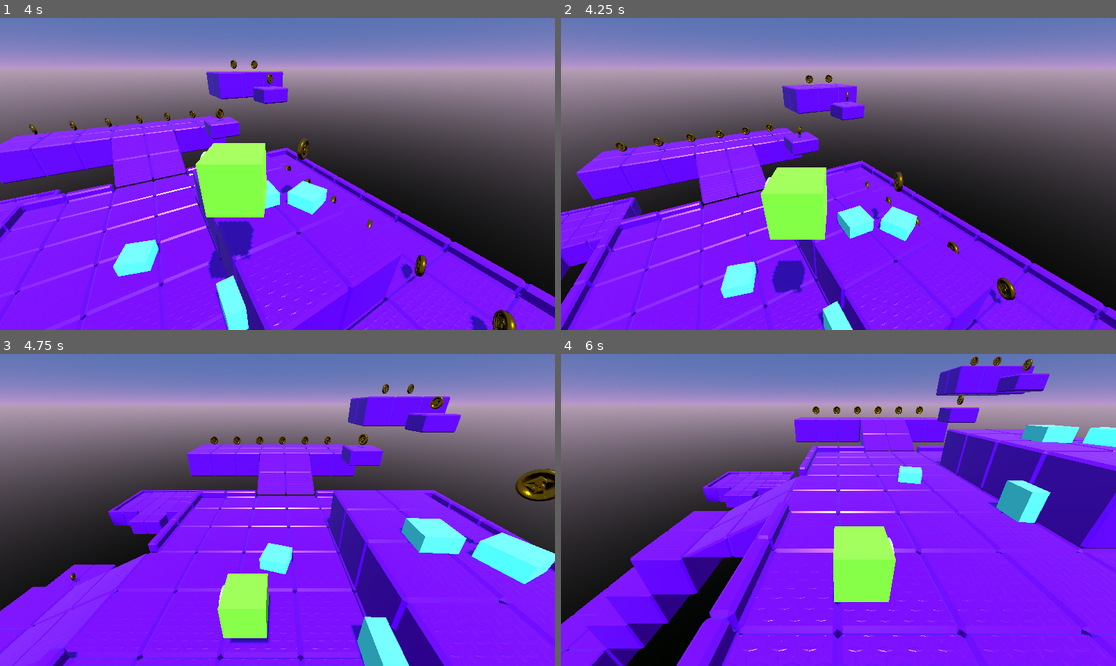
Above: before the commit, frames 1-4 (two rows, left to right).
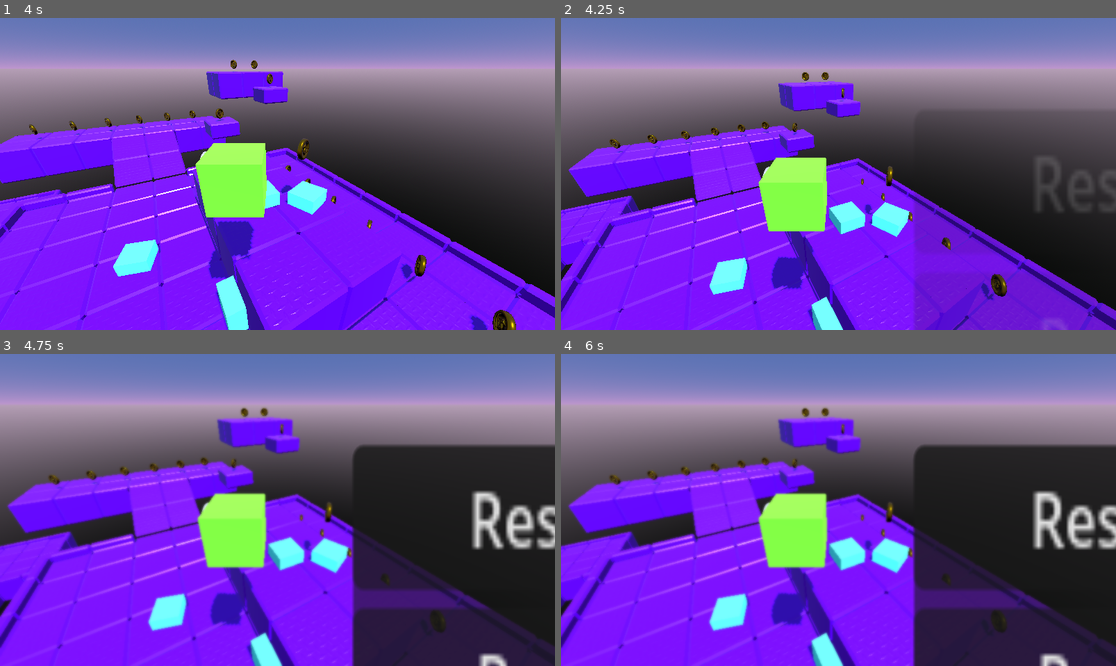
Above: after the commit, the same moments.

Repository: rafall404/platform-runner
Game: Godot game, scene res://level_1.tscn
Same seed, same stepped clock (60 frames per second), same inputs: the game is played once before the commit and once after it. The project has no main scene, so this scene is started directly.
Inputs:
- Up to frame 1 (4 s): tap Enter (ui_accept) at 0.5, 0.77, 1.52, 3.02, 3.77 s; hold Right (ui_right) 0.53-1.28 s; tap A (cam_left) at 0.6, 2.1, 3.6 s; hold Down (ui_down) 1.28-2.03 s; tap D (cam_right) at 1.35, 2.85 s; hold Right (ui_right) 2.03-2.78 s; hold Up (ui_up) 2.78-3.53 s; hold Left (ui_left) from 3.53 s (still down)
- Up to frame 2 (4.25 s): keep holding Left (ui_left); tap Escape (Escape, bound only after the commit) at 4.15 s
- Up to frame 3 (4.75 s): keep holding Left (ui_left); tap D (cam_right) at 4.35 s; tap Enter (ui_accept) at 4.52 s
- Up to frame 4 (6 s): release Left (ui_left) at 5.03 s; hold Down (ui_down) 5.03-5.78 s; tap A (cam_left) at 5.1 s; hold Right (ui_right) from 5.78 s (still down); tap D (cam_right) at 5.85 s

Frame 1 is identical in both runs. In frame 2, 19% of the frame differs, in the area x 0-100%, y 17-100%; in frame 3, 50%; in frame 4, 60%, in the area x 0-100%, y 0-100%.

Commit message:
initial pause menu and small refactoring of structure

Diff:
--- a/level_1.gd
+++ b/level_1.gd
@@ -10,4 +10,5 @@
 
 # Called every frame. 'delta' is the elapsed time since the previous frame.
 func _process(delta: float) -> void:
+	$CanvasLayer/PauseMenu.testEsc()
 	pass
--- a/level_1.tscn
+++ b/level_1.tscn
@@ -1,10 +1,11 @@
-[gd_scene load_steps=10 format=3 uid="uid://dyqywbvgbj4lf"]
+[gd_scene load_steps=11 format=3 uid="uid://dyqywbvgbj4lf"]
 
 [ext_resource type="PackedScene" uid="uid://c6ep5c530a6l6" path="res://block.tscn" id="1_4h5f2"]
 [ext_resource type="Script" path="res://level_1.gd" id="1_d1hc5"]
 [ext_resource type="PackedScene" uid="uid://dh05wmr1antyn" path="res://steve.tscn" id="2_odwhj"]
 [ext_resource type="MeshLibrary" uid="uid://2ptni3vr1fbu" path="res://resources/world-blocks-v1.tres" id="4_huv6y"]
 [ext_resource type="PackedScene" uid="uid://cuf6e8tmqnbwj" path="res://coin.tscn" id="5_owdgw"]
+[ext_resource type="PackedScene" uid="uid://cehmmflyln7y4" path="res://scenes/ui/pause_menu.tscn" id="6_thd0b"]
 
 [sub_resource type="ProceduralSkyMaterial" id="ProceduralSkyMaterial_0bmxo"]
 sky_top_color = Color(0.329859, 0.438094, 0.698075, 1)
@@ -149,4 +150,8 @@
 [node name="Coin24" parent="Coins" instance=ExtResource("5_owdgw")]
 transform = Transform3D(1, 0, 0, 0, 1, 0, 0, 0, 1, 0.94395, 3.99542, 0.76709)
 
+[node name="CanvasLayer" type="CanvasLayer" parent="."]
+
+[node name="PauseMenu" parent="CanvasLayer" instance=ExtResource("6_thd0b")]
+
 [connection signal="body_entered" from="FallZone" to="Steve" method="_on_fall_zone_body_entered"]
--- /dev/null
+++ b/pause_menu.gd
@@ -0,0 +1,39 @@
+extends Control
+
+func resume():
+	get_tree().paused = false
+	$AnimationPlayer.play_backwards("pause_menu")
+
+func pause():
+	get_tree().paused = true
+	$AnimationPlayer.play("pause_menu") # blur animation, not sure how to rename it!
+
+func testEsc():
+	if Input.is_action_just_pressed("Escape") and get_tree().paused == false:
+		pause()
+	elif Input.is_action_just_pressed("Escape") and get_tree().paused == true:
+		resume()
+
+# Called when the node enters the scene tree for the first time.
+func _ready() -> void:
+	$AnimationPlayer.play("RESET")
+
+
+# Called every frame. 'delta' is the elapsed time since the previous frame.
+func _process(delta: float) -> void:
+	pass
+
+
+func _on_resume_pressed() -> void:
+	resume()
+
+
+func _on_restart_pressed() -> void:
+	resume()
+	get_tree().reload_current_scene()
+
+
+func _on_main_menu_pressed() -> void:
+	print("This button not implemented yet!")
+	get_tree().quit()
+	pass # Replace with function body.
--- /dev/null
+++ b/pause_menu.gdshader
@@ -0,0 +1,20 @@
+shader_type canvas_item;
+
+uniform sampler2D SCREENN_TEXTURE: hint_screen_texture, filter_linear_mipmap;
+
+uniform float lod: hint_range(0.0, 1.0, 0.1) = 0;
+//
+//void vertex() {
+	//// Called for every vertex the material is visible on.
+//}
+
+void fragment() {
+	vec4 color = texture(SCREENN_TEXTURE, SCREEN_UV, lod);
+	COLOR = color;
+	// Called for every pixel the material is visible on.
+}
+
+//void light() {
+	// Called for every pixel for every light affecting the CanvasItem.
+	// Uncomment to replace the default light processing function with this one.
+//}
--- a/project.godot
+++ b/project.godot
@@ -30,6 +30,11 @@
 "events": [Object(InputEventKey,"resource_local_to_scene":false,"resource_name":"","device":-1,"window_id":0,"alt_press …(192 unchanged characters)…
 ]
 }
+Escape={
+"deadzone": 0.5,
+"events": [Object(InputEventKey,"resource_local_to_scene":false,"resource_name":"","device":-1,"window_id":0,"alt_pressed":false,"shift_pressed":false,"ctrl_pressed":false,"meta_pressed":false,"pressed":false,"keycode":0,"physical_keycode":4194305,"key_label":0,"unicode":0,"location":0,"echo":false,"script":null)
+]
+}
 
 [layer_names]
 
--- /dev/null
+++ b/scenes/ui/pause_menu.tscn
@@ -0,0 +1,120 @@
+[gd_scene load_steps=7 format=3 uid="uid://cehmmflyln7y4"]
+
+[ext_resource type="Script" path="res://pause_menu.gd" id="1_u208t"]
+[ext_resource type="Shader" path="res://pause_menu.gdshader" id="2_mttpk"]
+
+[sub_resource type="ShaderMaterial" id="ShaderMaterial_qxrl5"]
+shader = ExtResource("2_mttpk")
+shader_parameter/lod = 0.0
+
+[sub_resource type="Animation" id="Animation_b0otu"]
+resource_name = "pause_menu"
+length = 0.3
+tracks/0/type = "value"
+tracks/0/imported = false
+tracks/0/enabled = true
+tracks/0/path = NodePath("ColorRect:material:shader_parameter/lod")
+tracks/0/interp = 1
+tracks/0/loop_wrap = true
+tracks/0/keys = {
+"times": PackedFloat32Array(0, 0.3),
+"transitions": PackedFloat32Array(1, 1),
+"update": 0,
+"values": [0.0, 0.8]
+}
+tracks/1/type = "value"
+tracks/1/imported = false
+tracks/1/enabled = true
+tracks/1/path = NodePath("PanelContainer:modulate")
+tracks/1/interp = 1
+tracks/1/loop_wrap = true
+tracks/1/keys = {
+"times": PackedFloat32Array(0, 0.3),
+"transitions": PackedFloat32Array(1, 1),
+"update": 0,
+"values": [Color(1, 1, 1, 0), Color(1, 1, 1, 1)]
+}
+
+[sub_resource type="Animation" id="Animation_i61ns"]
+length = 0.001
+tracks/0/type = "value"
+tracks/0/imported = false
+tracks/0/enabled = true
+tracks/0/path = NodePath("ColorRect:material:shader_parameter/lod")
+tracks/0/interp = 1
+tracks/0/loop_wrap = true
+tracks/0/keys = {
+"times": PackedFloat32Array(0),
+"transitions": PackedFloat32Array(1),
+"update": 0,
+"values": [0.0]
+}
+tracks/1/type = "value"
+tracks/1/imported = false
+tracks/1/enabled = true
+tracks/1/path = NodePath("PanelContainer:modulate")
+tracks/1/interp = 1
+tracks/1/loop_wrap = true
+tracks/1/keys = {
+"times": PackedFloat32Array(0),
+"transitions": PackedFloat32Array(1),
+"update": 0,
+"values": [Color(1, 1, 1, 0)]
+}
+
+[sub_resource type="AnimationLibrary" id="AnimationLibrary_ij6vb"]
+_data = {
+"RESET": SubResource("Animation_i61ns"),
+"pause_menu": SubResource("Animation_b0otu")
+}
+
+[node name="PauseMenu" type="Control"]
+process_mode = 3
+layout_mode = 3
+anchors_preset = 15
+anchor_right = 1.0
+anchor_bottom = 1.0
+offset_right = -1152.0
+offset_bottom = -648.0
+grow_horizontal = 2
+grow_vertical = 2
+script = ExtResource("1_u208t")
+
+[node name="ColorRect" type="ColorRect" parent="."]
+material = SubResource("ShaderMaterial_qxrl5")
+layout_mode = 0
+offset_right = 40.0
+offset_bottom = 40.0
+scale = Vector2(57.9116, 34.36)
+
+[node name="PanelContainer" type="PanelContainer" parent="."]
+modulate = Color(1, 1, 1, 0)
+layout_mode = 0
+offset_left = 733.0
+offset_top = 191.0
+offset_right = 863.0
+offset_bottom = 292.0
+scale = Vector2(7.08, 9.64)
+
+[node name="VBoxContainer" type="VBoxContainer" parent="PanelContainer"]
+layout_mode = 2
+
+[node name="Resume" type="Button" parent="PanelContainer/VBoxContainer"]
+layout_mode = 2
+text = "Resume"
+
+[node name="Restart" type="Button" parent="PanelContainer/VBoxContainer"]
+layout_mode = 2
+text = "Restart"
+
+[node name="MainMenu" type="Button" parent="PanelContainer/VBoxContainer"]
+layout_mode = 2
+text = "Return to Menu"
+
+[node name="AnimationPlayer" type="AnimationPlayer" parent="."]
+libraries = {
+"": SubResource("AnimationLibrary_ij6vb")
+}
+
+[connection signal="pressed" from="PanelContainer/VBoxContainer/Resume" to="." method="_on_resume_pressed"]
+[connection signal="pressed" from="PanelContainer/VBoxContainer/Restart" to="." method="_on_restart_pressed"]
Not shown: 14 places in resources/world-blocks-v1.tres that only renumber resources
